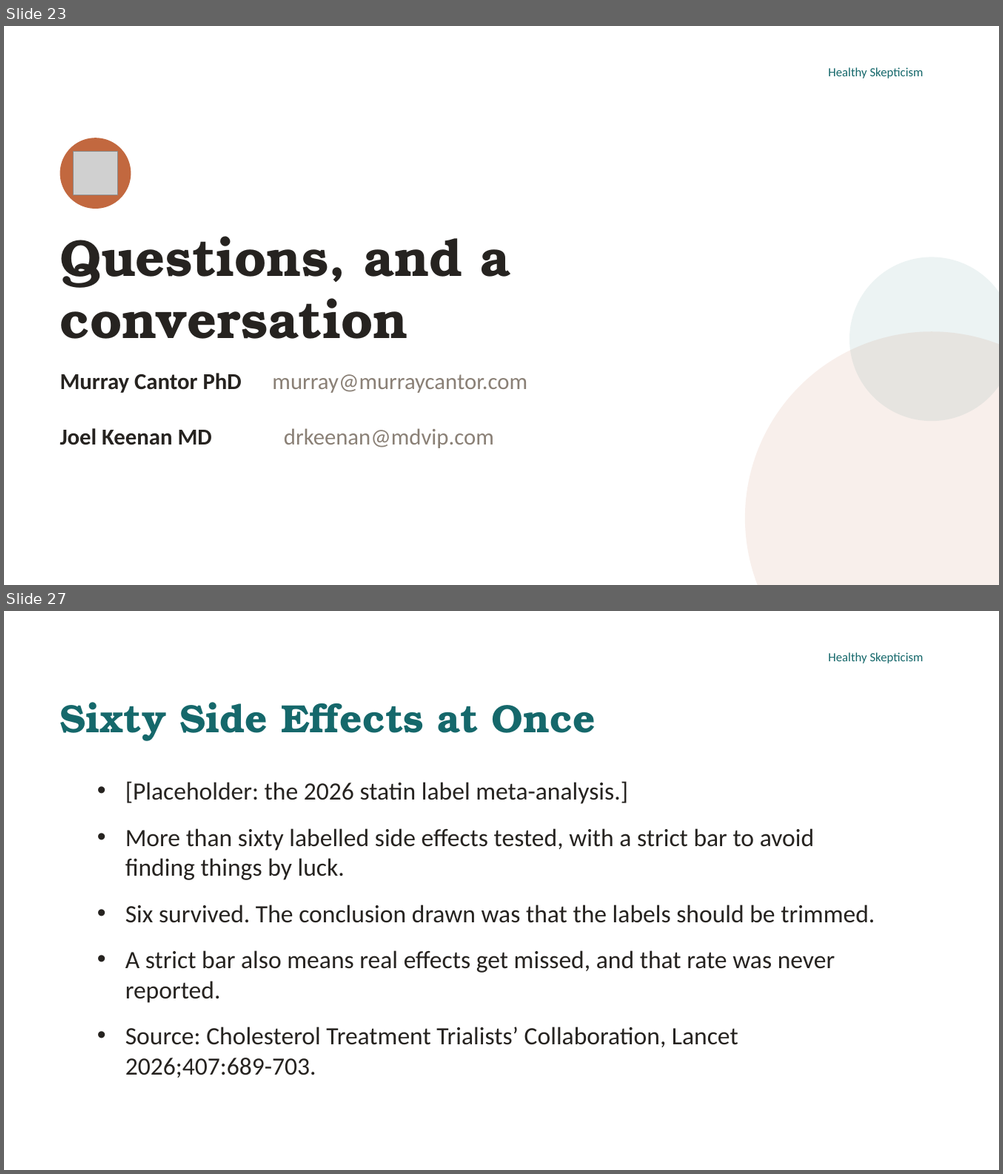
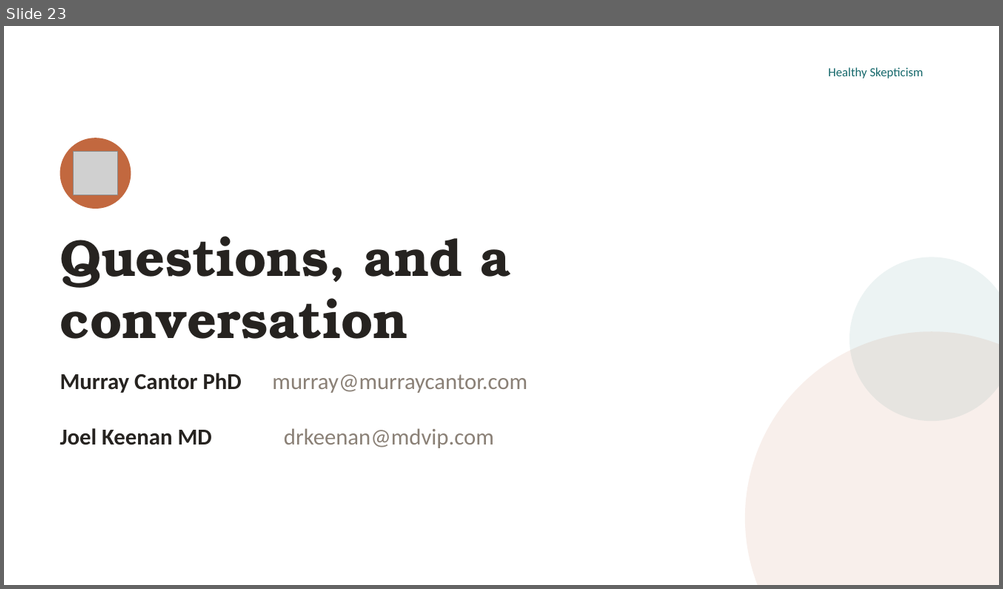
Before and after one commit to murraygmail/healthy-skepticism, a slide deck: materials/Day3.pptx. Shown one above the other, each under a label of ours: slides 23 and 27 before the commit, slide 23 after it; the slides between them are not shown. The pictures are 1003x1174 and 1003x589 pixels, drawn with LibreOffice and Linux fonts; fonts in the diff are those of the drawing; grey boxes stand for pictures; background and template pictures are left out. Boxes give left, top, right and bottom in pixels: in the first picture for what was removed or moved away, otherwise in the second. Text is boxed around its words. In the diff, an @@ line names an element or a change of style, - is before the commit and + after.

```diff
--- a/materials/Day3.pptx
+++ b/materials/Day3.pptx
@@ slide 27 removed at [4,611,999,1170], background #FFFFFF; not listed: 1 template element that a slide beside it also shows @@
@@ title removed at [60,702,595,741] @@
-Sixty Side Effects at Once
@@ text removed at [125,781,874,1048] @@
-  • [Placeholder: the 2026 statin label meta-analysis.]
-  • More than sixty labelled side effects tested, with a strict bar to avoid finding things by luck.
-  • Six survived. The conclusion drawn was that the labels should be trimmed.
-  • A strict bar also means real effects get missed, and that rate was never reported.
-  • Source: Cholesterol Treatment Trialists’ Collaboration, Lancet 2026;407:689-703.
```
Also in this commit, not shown: 1 slide changed, 3 other slides removed, 7 other files.
